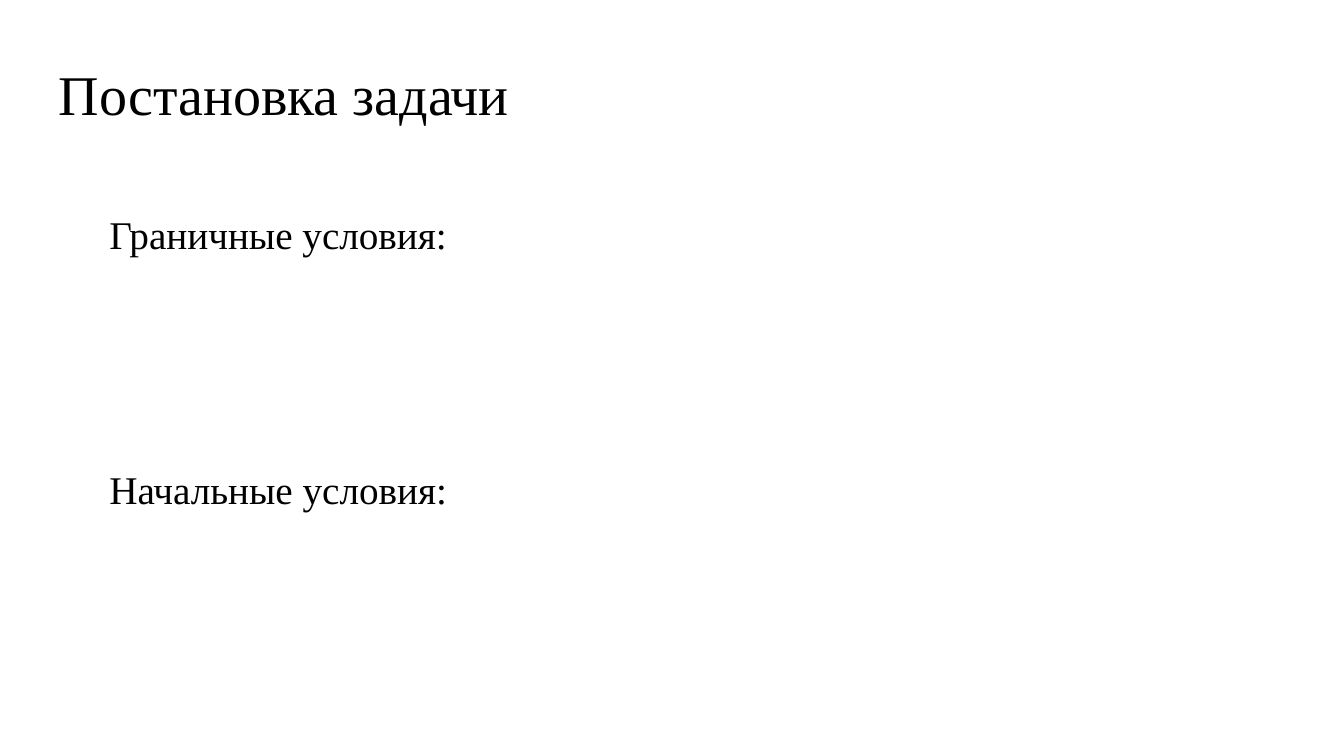
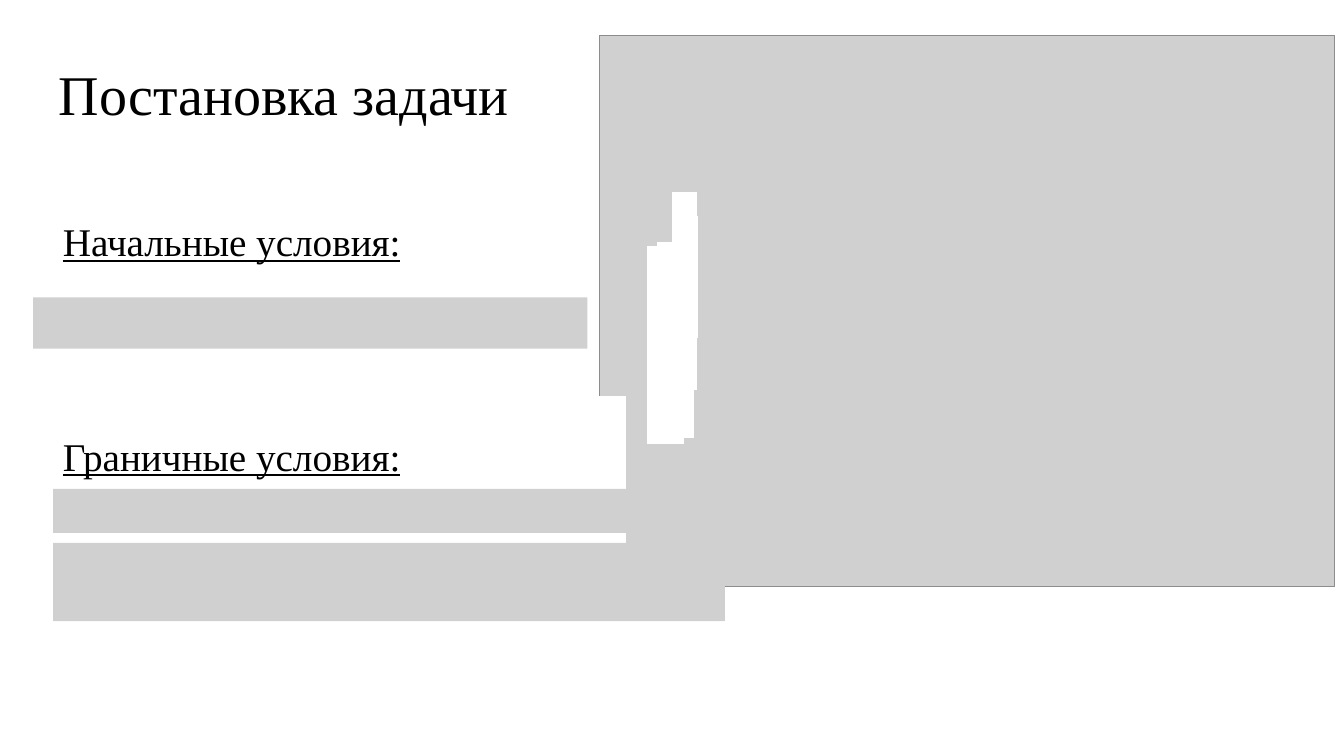
Before and after one commit to 1g0g0r/reservoir-simulator, a slide deck: slide 2 of resources/Лазарев.pptx. Drawn at 1344x756 pixels with LibreOffice and Linux fonts; fonts in the diff are those of the drawing; grey boxes stand for pictures. Boxes give left, top, right and bottom in pixels: in the first picture for what was removed or moved away, otherwise in the second. Text is boxed around its words. In the diff, an @@ line names an element or a change of style, - is before the commit and + after.

```diff
--- a/resources/Лазарев.pptx
+++ b/resources/Лазарев.pptx
@@ text "Начальные условия:" at bbox=[63, 230, 400, 264]: underline on @@
@@ text "Начальные условия:": place and size @@
-text "Начальные условия:" at bbox=[109, 478, 447, 511]
+text "Начальные условия:" at bbox=[63, 230, 400, 264]
@@ picture added at bbox=[33, 297, 588, 349] @@
@@ group added at bbox=[590, 35, 1335, 593]: 5 rectangles, 1 picture @@
@@ text "Граничные условия:": place and size @@
-text "Граничные условия:" at bbox=[109, 223, 446, 257]
+text "Граничные условия:" at bbox=[63, 445, 400, 478]
@@ text "Граничные условия:" at bbox=[63, 445, 400, 478]: underline on @@
@@ picture added at bbox=[53, 489, 726, 533] @@
@@ picture added at bbox=[53, 542, 726, 621] @@
```
Also in this commit, not shown: 1 other slide changed, 8 slides added, 1 slide removed, 4 other files.
